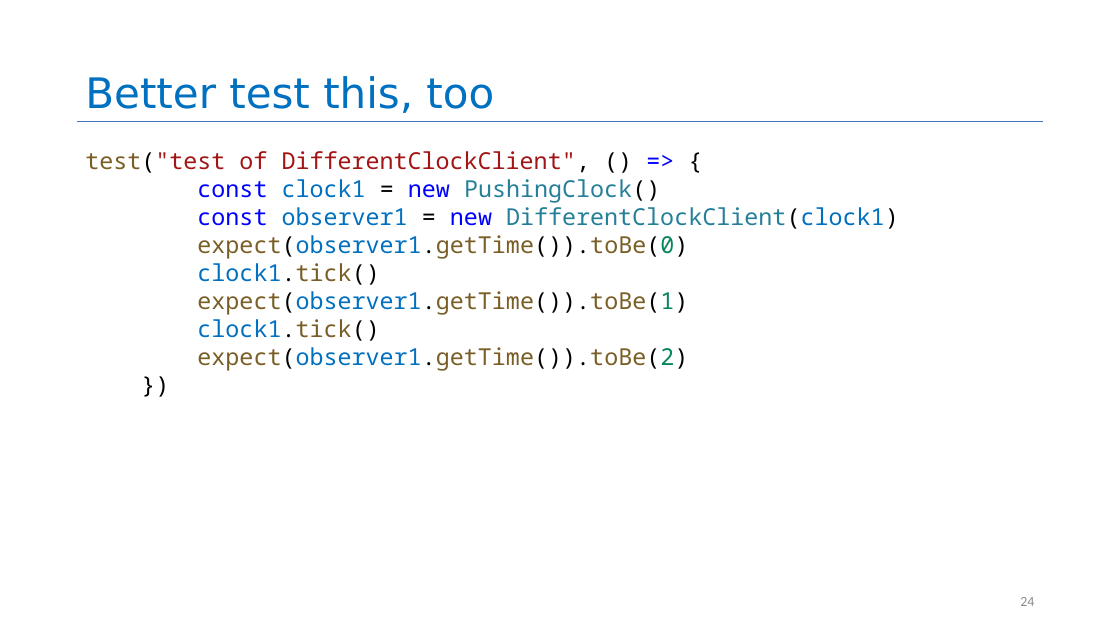
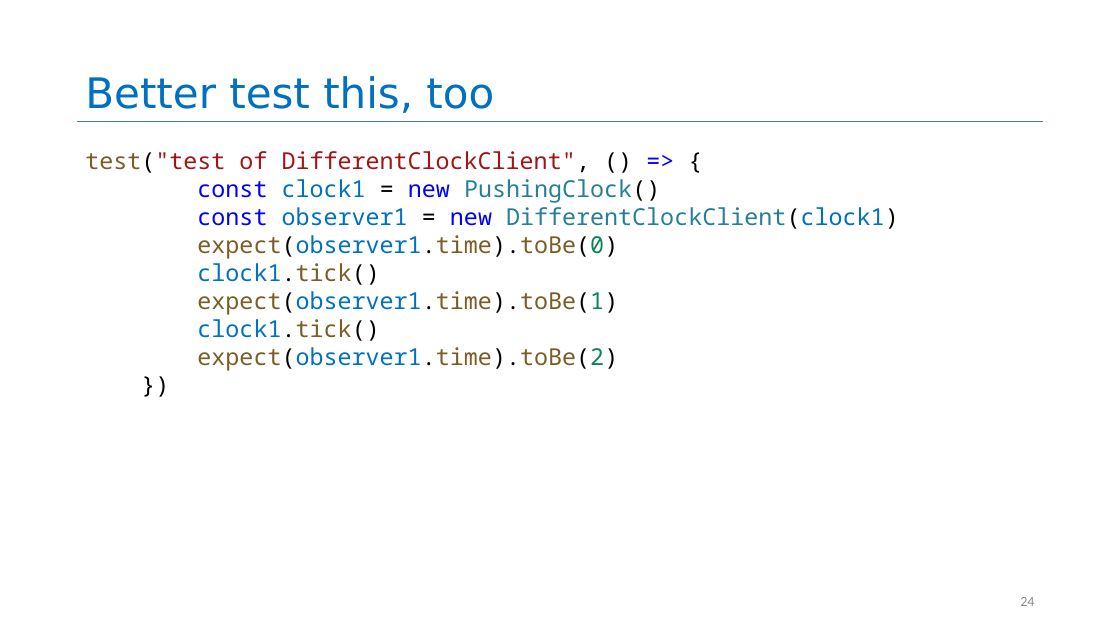
Before and after one commit to neu-se/CS4530-Spring-2025, a slide deck: slide 24 of Slides/Module 05 Interaction-Level Design Patterns.pptx. Drawn at 1120x630 pixels with LibreOffice and Linux fonts; fonts in the diff are those of the drawing. Boxes give left, top, right and bottom in pixels: in the first picture for what was removed or moved away, otherwise in the second. Text is boxed around its words. In the diff, an @@ line names an element or a change of style, - is before the commit and + after.

```diff
--- a/Slides/Module 05 Interaction-Level Design Patterns.pptx
+++ b/Slides/Module 05 Interaction-Level Design Patterns.pptx
@@ text at box(197, 235, 618, 259): text changed @@
-expect(observer1.getTime()).toBe(0)
+expect(observer1.time).toBe(0)
@@ text at box(197, 291, 618, 315): text changed @@
-expect(observer1.getTime()).toBe(1)
+expect(observer1.time).toBe(1)
@@ text at box(197, 347, 618, 371): text changed @@
-expect(observer1.getTime()).toBe(2)
+expect(observer1.time).toBe(2)
```
Also in this commit, not shown: 20 other slides changed, 2 slides added, 3 slides removed, 1 other file.
